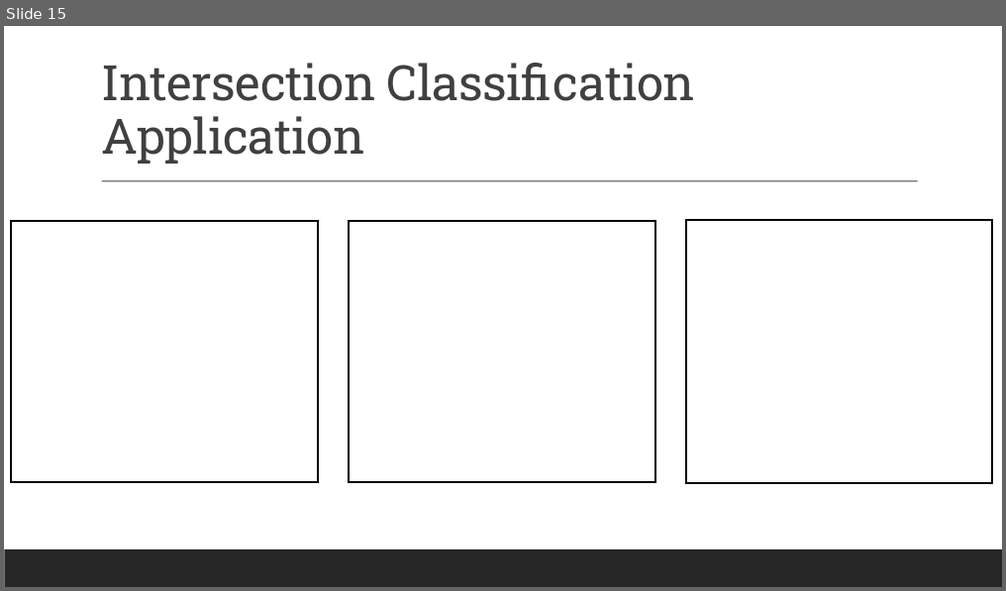
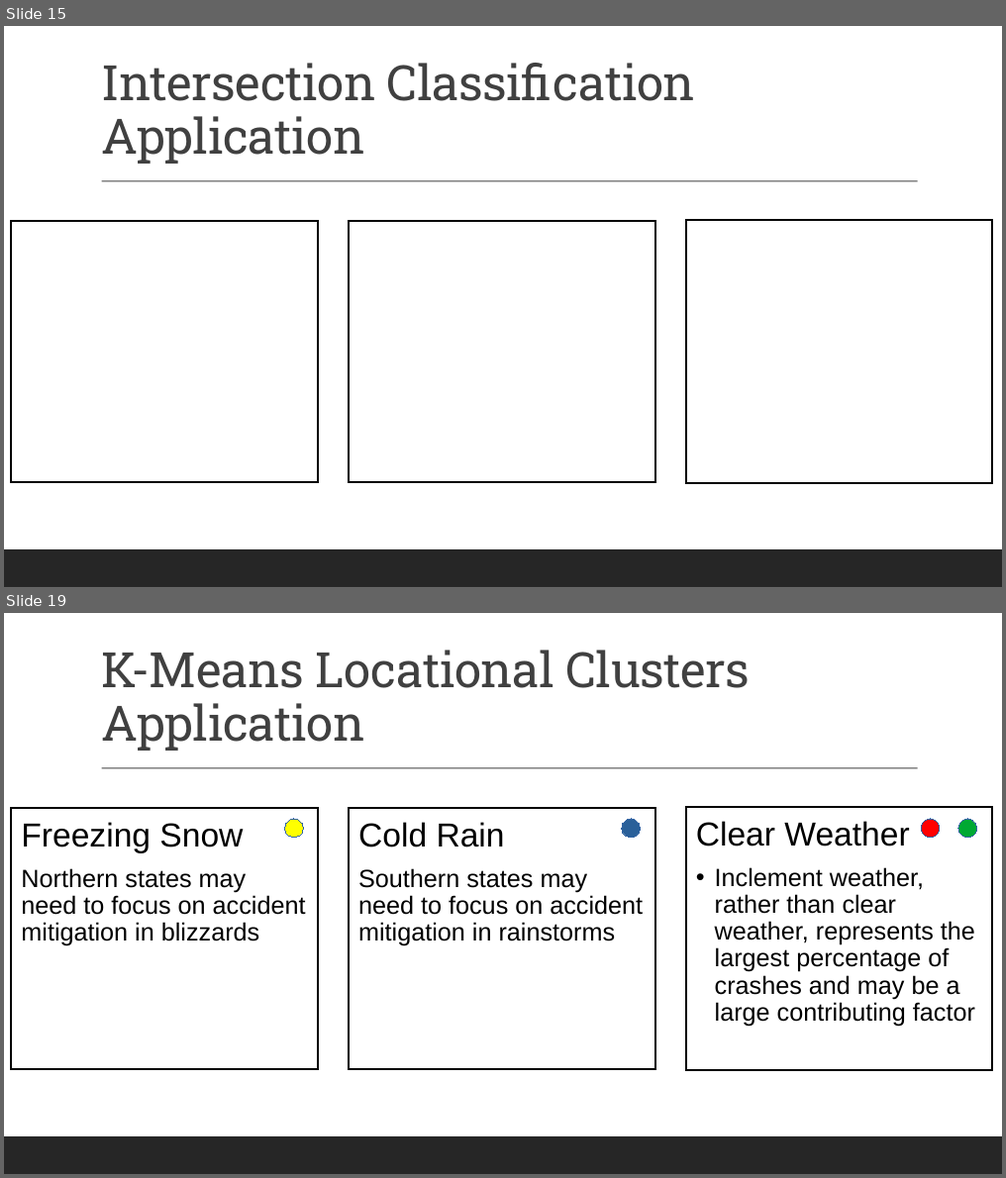
Before and after one commit to siegfrkn/csci5502-datamining-summer2022-group17, a slide deck: Group17_AnalysisOfTheEffectsOfRegulationOnRailroadSafety_Part6.pptx. Shown one above the other, each under a label of ours: slide 15 before the commit, slides 15 and 19 after it; the slides between them are not shown. The pictures are 1006x591 and 1006x1178 pixels, drawn with LibreOffice and Linux fonts; fonts in the diff are those of the drawing. Boxes give left, top, right and bottom in pixels: in the first picture for what was removed or moved away, otherwise in the second. Text is boxed around its words. In the diff, an @@ line names an element or a change of style, - is before the commit and + after.

Commit message:
location slides

```diff
--- a/Group17_AnalysisOfTheEffectsOfRegulationOnRailroadSafety_Part6.pptx
+++ b/Group17_AnalysisOfTheEffectsOfRegulationOnRailroadSafety_Part6.pptx
@@ slide 19 added at (4, 613, 1002, 1174), background #FFFFFF; not listed: 2 template elements that a slide beside it also shows @@
@@ title added at (101, 650, 749, 751), 47 pt, text #404040 @@
+K-Means Locational Clusters Application
@@ rectangle added at (12, 808, 319, 1069), fill #FFFFFF, outline #000000 2 pt, 24 pt, text #000000 @@
+Freezing Snow
+Northern states may need to focus on accident mitigation in blizzards
@@ ellipse added at (285, 819, 303, 838), fill #FFFF00, outline #3465A4 0 pt @@
@@ rectangle added at (349, 808, 655, 1069), fill #FFFFFF, outline #000000 2 pt, 24 pt, text #000000 @@
+Cold Rain
+Southern states may need to focus on accident mitigation in rainstorms
@@ ellipse added at (622, 819, 641, 838), fill #2A6099, outline #3465A4 0 pt @@
@@ rectangle added at (686, 808, 993, 1070), fill #FFFFFF, outline #000000 2 pt, 24 pt, text #000000 @@
+Clear Weather
+  • Inclement weather, rather than clear weather, represents the largest percentage of crashes and may be a large contributing factor
@@ ellipse added at (921, 819, 940, 838), fill #FF0000, outline #3465A4 0 pt @@
@@ ellipse added at (958, 819, 977, 838), fill #00A933, outline #3465A4 0 pt @@
```
Also in this commit, not shown: 4 slides changed, 3 other slides added.
